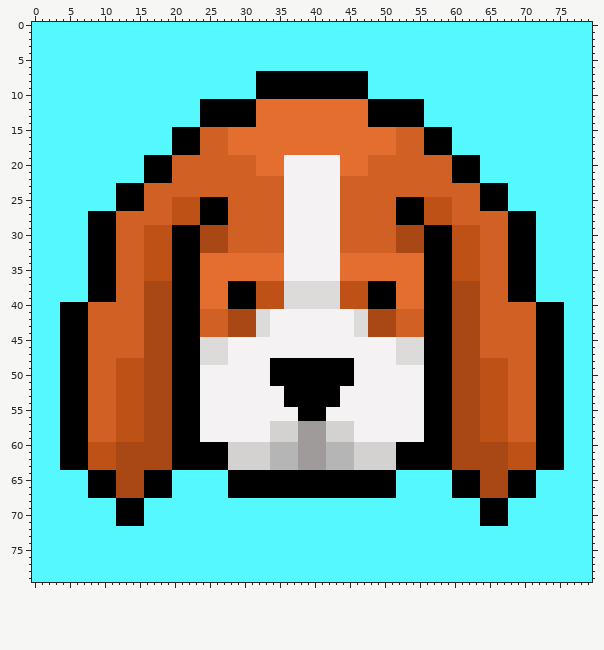
Sprite sheet -- client/public/images/pf_beagle.png. Above is the file before it was changed.
The file is 160x160 pixels, drawn in blocks of 2x2; one block is one cell here.
The same view after the edit:
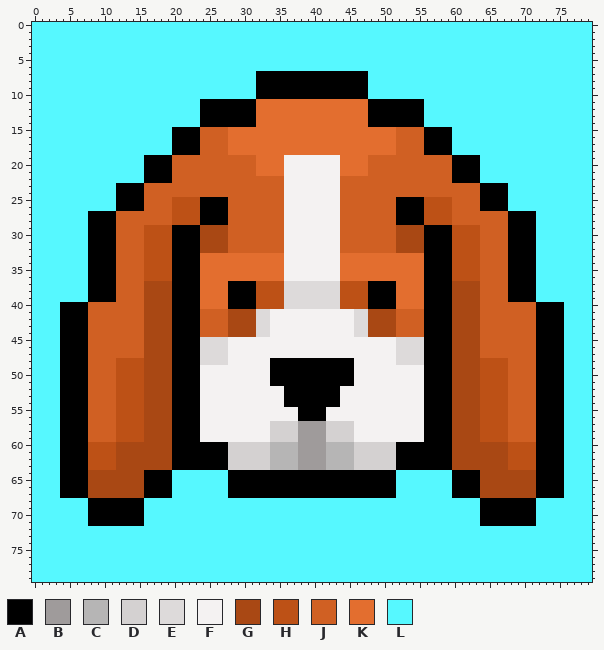
Palette (. is transparent): A #000000  B #9f9b9b  C #b6b5b5  D #d4d1d1  E #dddada  F #f4f2f2  G #a94814  H #bd5116  J #d06023  K #e36e2f  L #56f8ff
Changes in this commit:
y 64..67: x 4..11 LLLLAAAA -> AAAAGGGG; x 68..75 AAAALLLL -> GGGGAAAA
y 68..71: x 8..11 LLLL -> AAAA; x 68..71 LLLL -> AAAA
Where, in picture pixels (left, top, right, bottom), the same in both pictures:
changed: (60, 470, 116, 526)
changed: (508, 470, 564, 526)
